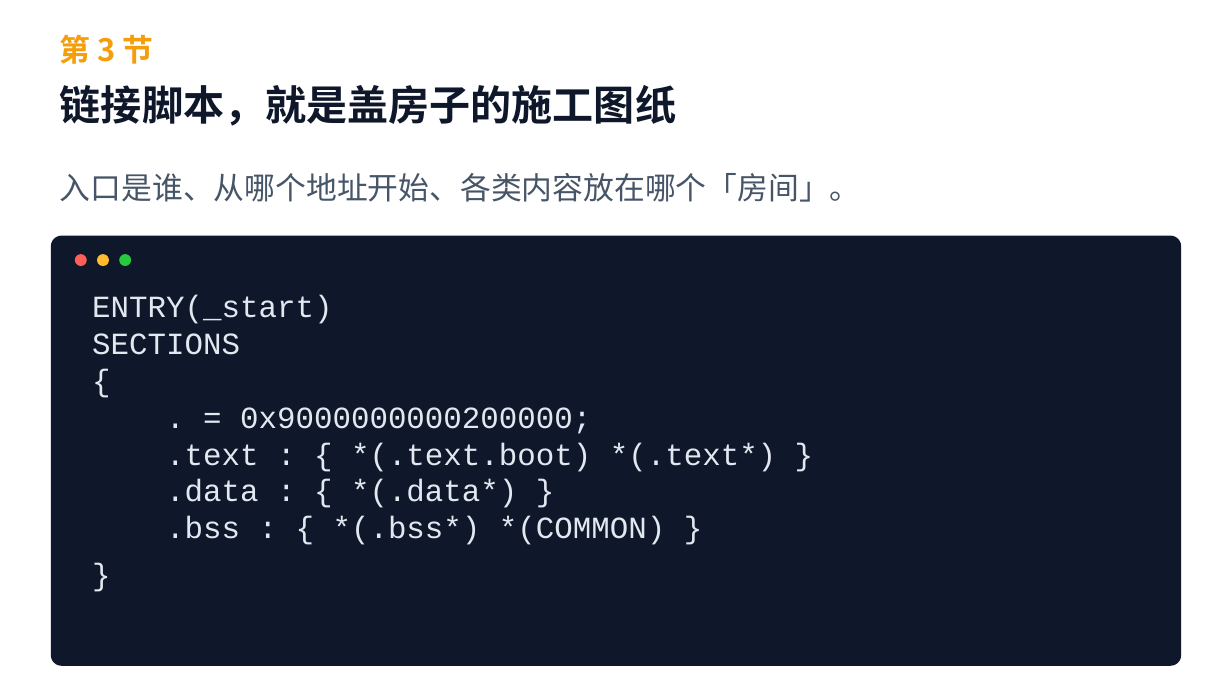
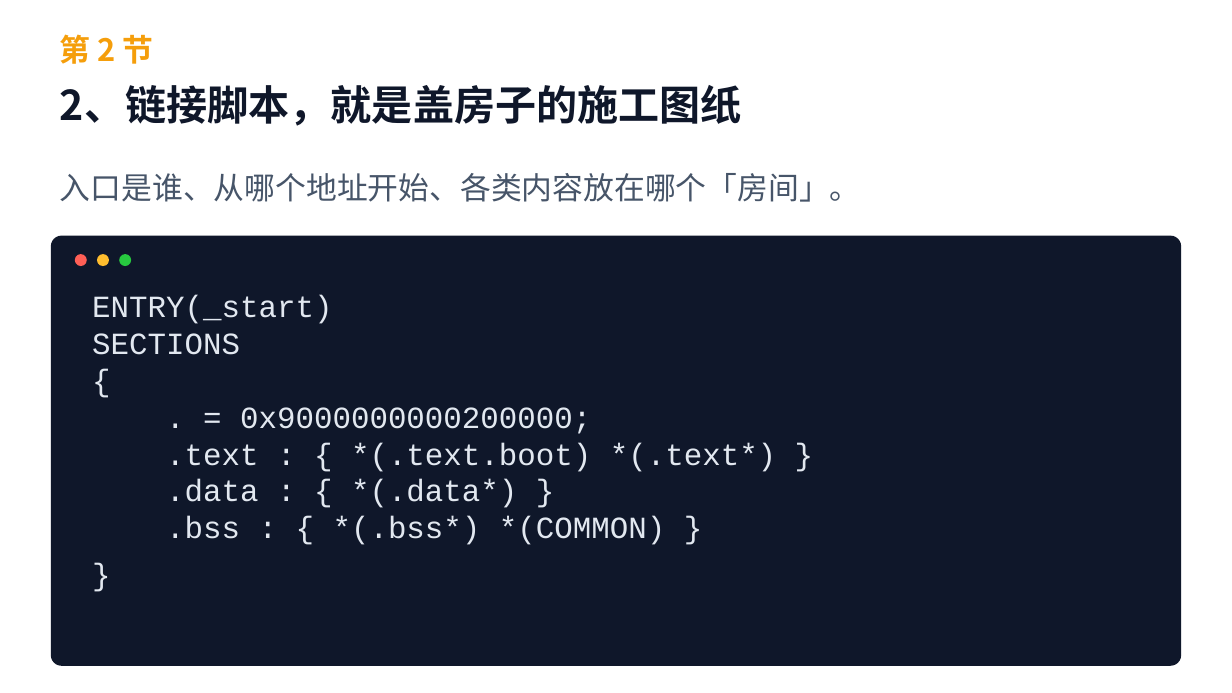
Before and after one commit to cxi218447-byte/miniOS, a slide deck: slide 22 of docs/week01/week01_qemu_hello_course.pptx (slide 20 before the commit). Drawn at 1232x693 pixels with LibreOffice and Linux fonts; fonts in the diff are those of the drawing. Boxes give left, top, right and bottom in pixels: in the first picture for what was removed or moved away, otherwise in the second. Text is boxed around its words. In the diff, an @@ line names an element or a change of style, - is before the commit and + after.

```diff
--- a/docs/week01/week01_qemu_hello_course.pptx
+++ b/docs/week01/week01_qemu_hello_course.pptx
@@ text at bbox=[60, 34, 154, 64]: text changed @@
-第 3 节
+第 2 节
@@ text at bbox=[60, 85, 742, 126]: text changed @@
-链接脚本，就是盖房子的施工图纸
+2、链接脚本，就是盖房子的施工图纸
```
Also in this commit, not shown: 32 other slides changed, 5 slides added, 2 slides removed, 16 other files.
